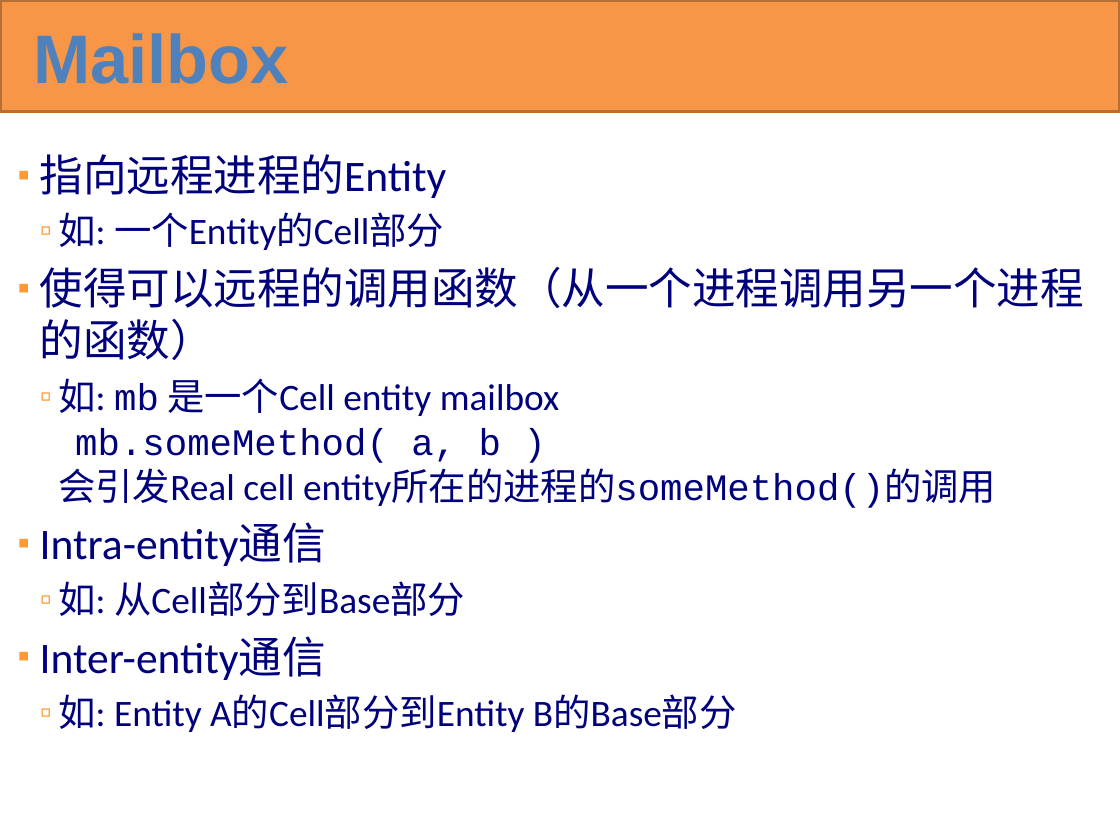
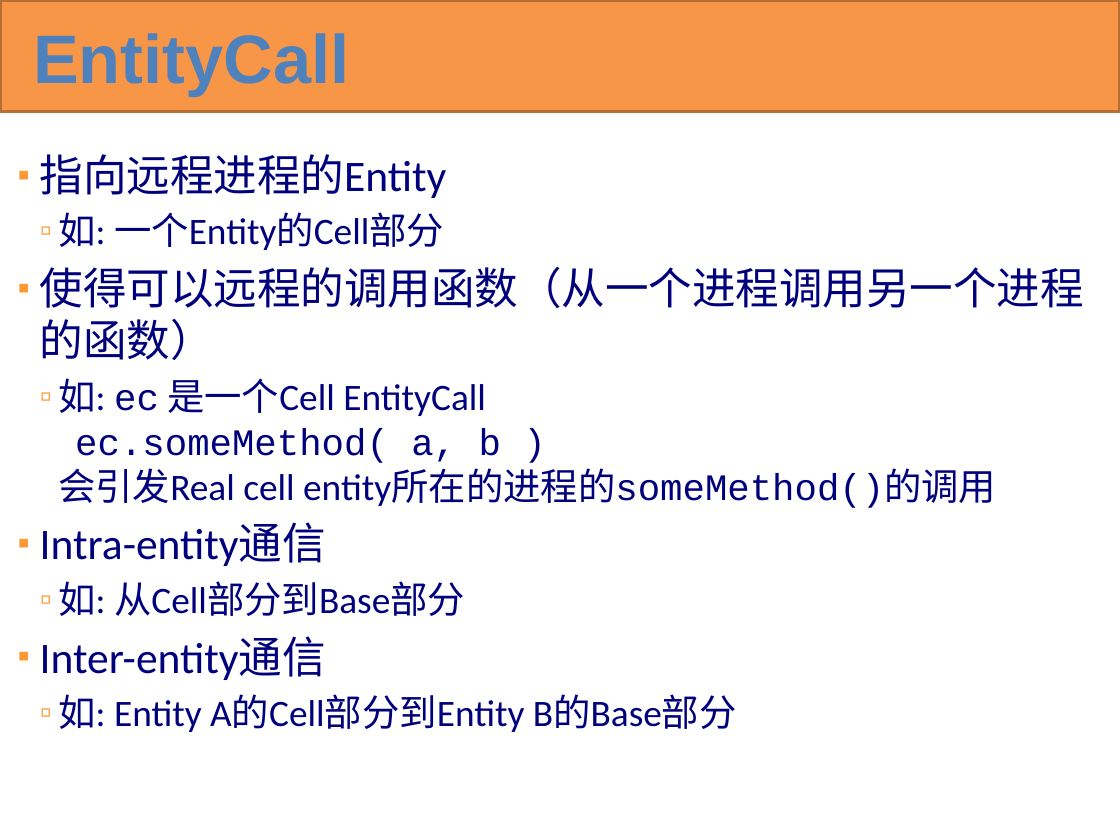
Before and after one commit to KBEngineLab/KBEngine-Nex, a slide deck: slide 70 of docs/KBEngine overview(cn).pptx. Drawn at 1120x840 pixels with LibreOffice and Linux fonts; fonts in the diff are those of the drawing. Boxes give left, top, right and bottom in pixels: in the first picture for what was removed or moved away, otherwise in the second. Text is boxed around its words. In the diff, an @@ line names an element or a change of style, - is before the commit and + after.

```diff
--- a/docs/KBEngine overview(cn).pptx
+++ b/docs/KBEngine overview(cn).pptx
@@ title at (x1=33, y1=33, x2=349, y2=96): text changed @@
-Mailbox
+EntityCall
@@ text at (x1=58, y1=212, x2=737, y2=732): indent changed @@
@@ text at (x1=58, y1=378, x2=996, y2=508): text changed @@
-  ▫ 如: mb 是一个Cell entity mailbox
-    mb.someMethod( a, b )
-    会引发Real cell entity所在的进程的someMethod()的调用
+  ▫ 如: ec 是一个Cell EntityCall
+    ec.someMethod( a, b )
+    会引发Real cell entity所在的进程的someMethod()的调用
```
Also in this commit, not shown: 35 other slides changed, 1 other file.
